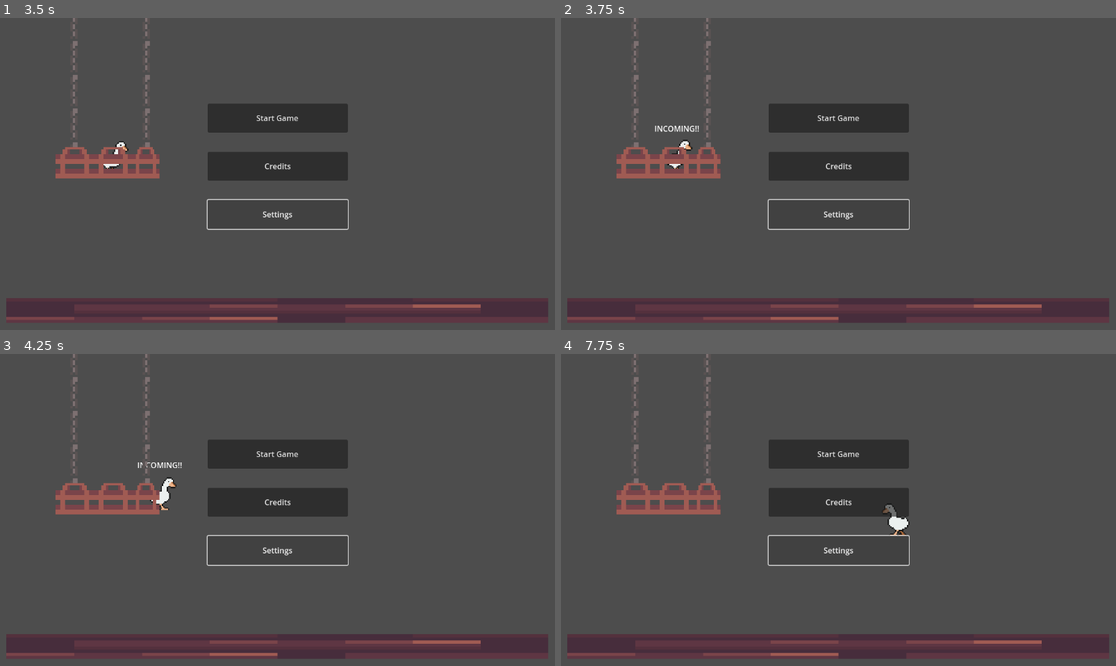
Above: before the commit, frames 1-4 (two rows, left to right).
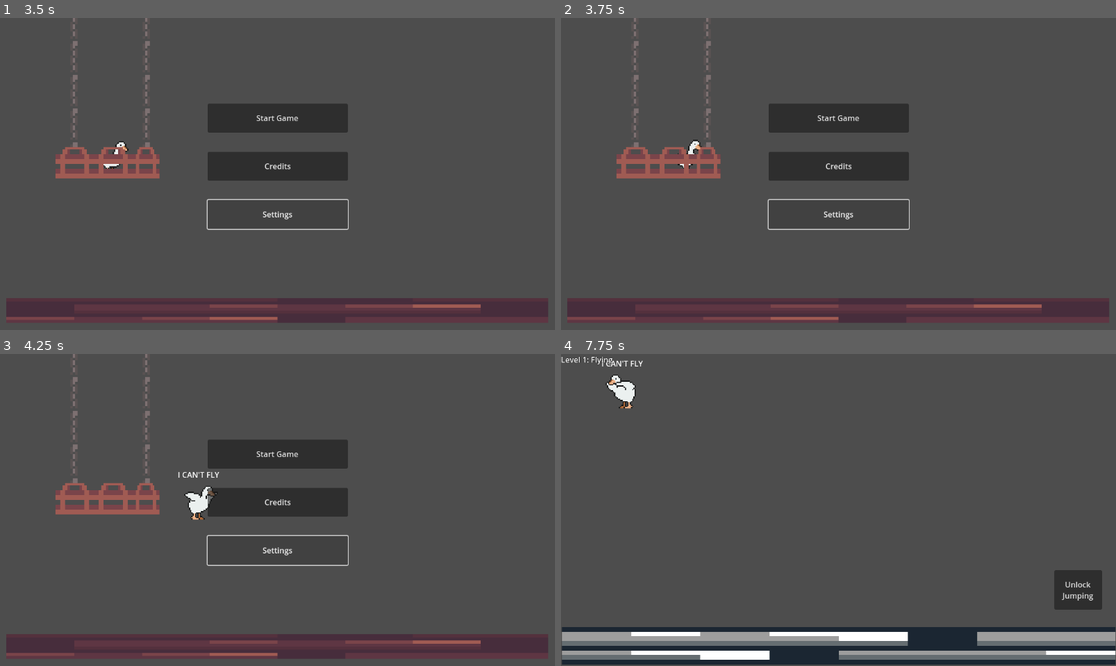
Above: after the commit, the same moments.

Repository: tvillega/DinoPlasmaStudios-MenuGame
Game: Godot game, scene res://scenes/main.tscn
Two runs of this game, one before a commit and one after it. Both use one fixed random seed, a clock stepped at 60 frames per second and the inputs below.
Inputs:
- Up to frame 1 (3.5 s): click "Start Game" at 0.5 s; click "Start Game" at 1.25 s; click "Credits" at 2 s; click "Settings" at 2.75 s
- Up to frame 2 (3.75 s): hold D (Mov_right) from 3.53 s (still down)
- Up to frame 3 (4.25 s): keep holding D (Mov_right)
- Up to frame 4 (7.75 s): release D (Mov_right) at 5.03 s; hold A (Mov_left) 5.03-5.78 s; hold D (Mov_right) 5.78-7.28 s; hold A (Mov_left) from 7.28 s (still down)

Frame 1 is identical in both runs. In frame 2, 0.3% of the frame differs, in the area x 16-26%, y 34-49%; in frame 3, 0.7%; in frame 4, 20%, in the area x 0-100%, y 0-100%.

Commit message:
feat: increase goose speed

Diff:
--- a/scenes/goose.gd
+++ b/scenes/goose.gd
@@ -1,11 +1,11 @@
 class_name Goose
 extends CharacterBody2D
 
-@export var speed = 200
-@export var og_jump = 300
+@export var speed = 300
+@export var og_jump = 300 # Beacuse jump could be 0
 @export var jump = 300
 @export var gravity = 600
-@export var aceleration = 500
+@export var aceleration = 1500
 
 @onready var sprite: Sprite2D = $Sprite2D
 @onready var label: Label = $Label
@@ -40,7 +40,7 @@
 
 	if is_on_floor():
 		if abs(velocity.x) > 10 and velocity.y == 0:
-			if velocity.x > jump*1.5:
+			if abs(velocity.x) > og_jump*1.5:
 				label.text = "INCOMING!!"
 			else:
 				label.text = ""
